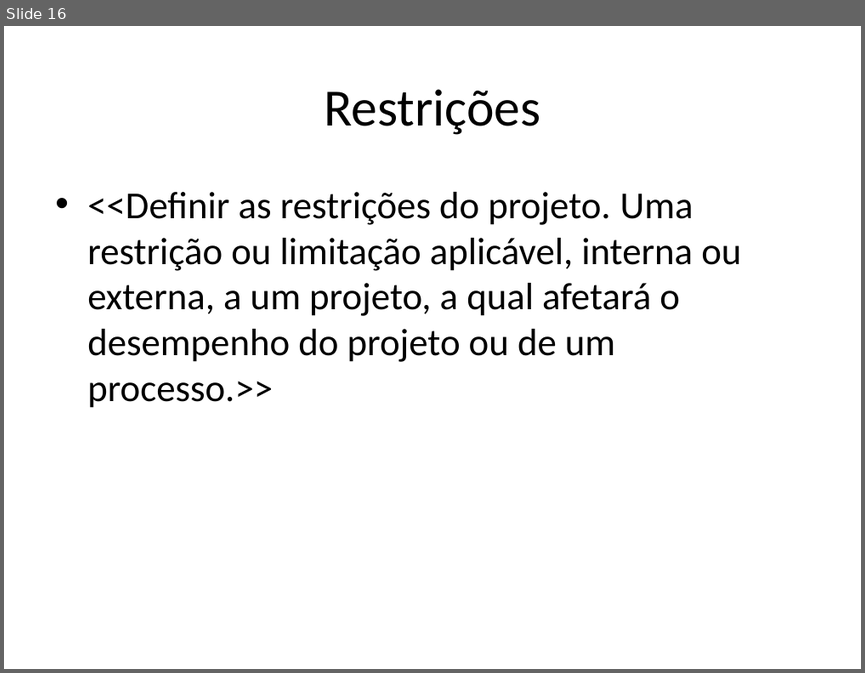
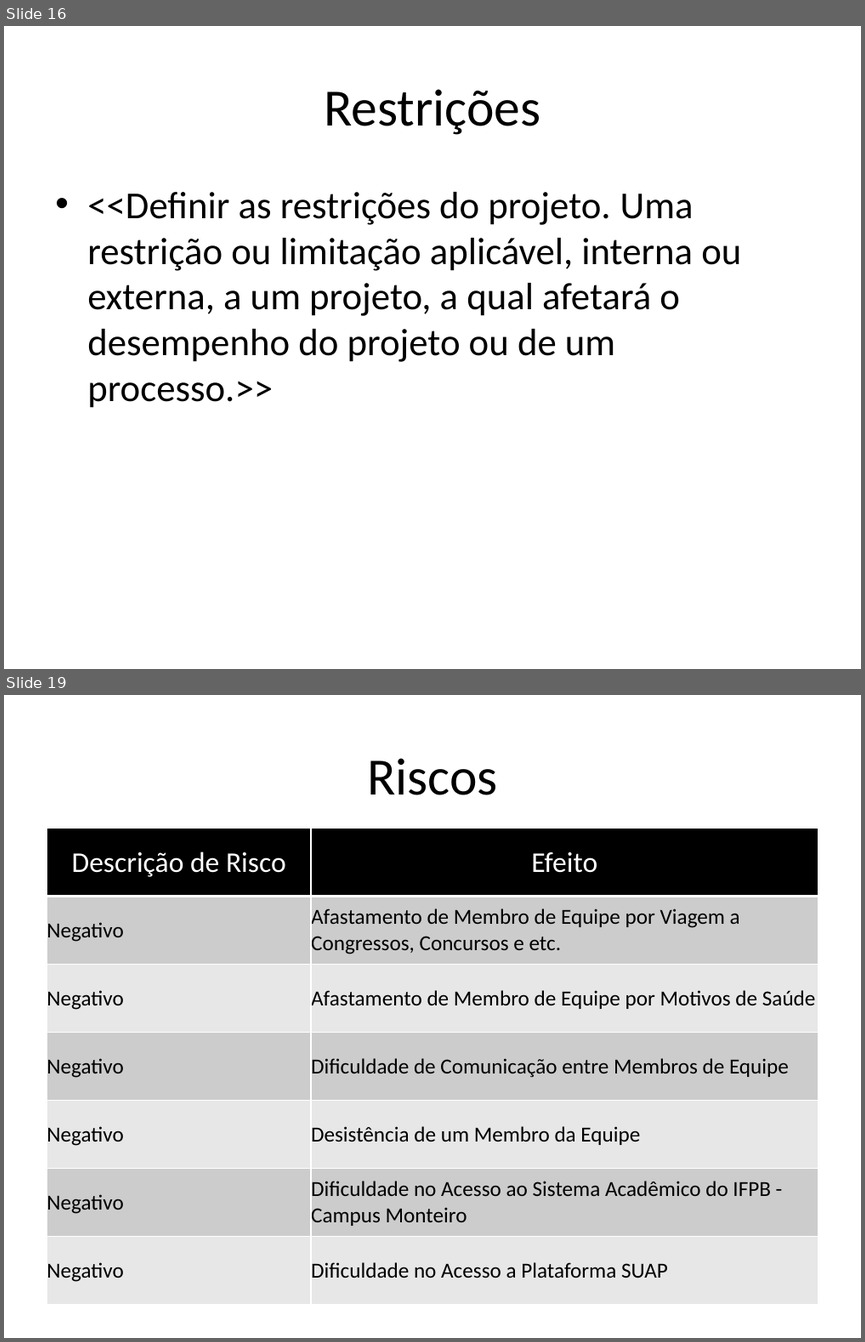
Before and after one commit to amslv/SIGEAS, a slide deck: 02-PROJETO-2015.2/01-GERENCIA DE PROJETO/PPJ-Plano de Projeto.pptx. Shown one above the other, each under a label of ours: slide 16 before the commit, slides 16 and 19 after it; the slides between them are not shown. The pictures are 865x673 and 865x1342 pixels, drawn with LibreOffice and Linux fonts; fonts in the diff are those of the drawing. Boxes give left, top, right and bottom in pixels: in the first picture for what was removed or moved away, otherwise in the second. Text is boxed around its words. In the diff, an @@ line names an element or a change of style, - is before the commit and + after.

```diff
--- a/02-PROJETO-2015.2/01-GERENCIA DE PROJETO/PPJ-Plano de Projeto.pptx
+++ b/02-PROJETO-2015.2/01-GERENCIA DE PROJETO/PPJ-Plano de Projeto.pptx
@@ slide 19 added at (4, 695, 861, 1338), background #FFFFFF @@
@@ title added at (367, 758, 498, 795), 44 pt, text #000000 @@
+Riscos
@@ table added at (46, 828, 818, 1304), 7 rows, 2 columns @@
+Descrição de Risco | Efeito
+Negativo | Afastamento de Membro de Equipe por Viagem a Congressos, Concursos e etc.
+Negativo | Afastamento de Membro de Equipe por Motivos de Saúde
+Negativo | Dificuldade de Comunicação entre Membros de Equipe
+Negativo | Desistência de um Membro da Equipe
+Negativo | Dificuldade no Acesso ao Sistema Acadêmico do IFPB - Campus Monteiro
+Negativo | Dificuldade no Acesso a Plataforma SUAP
```
Also in this commit, not shown: 4 other slides added, 2 slides removed.
